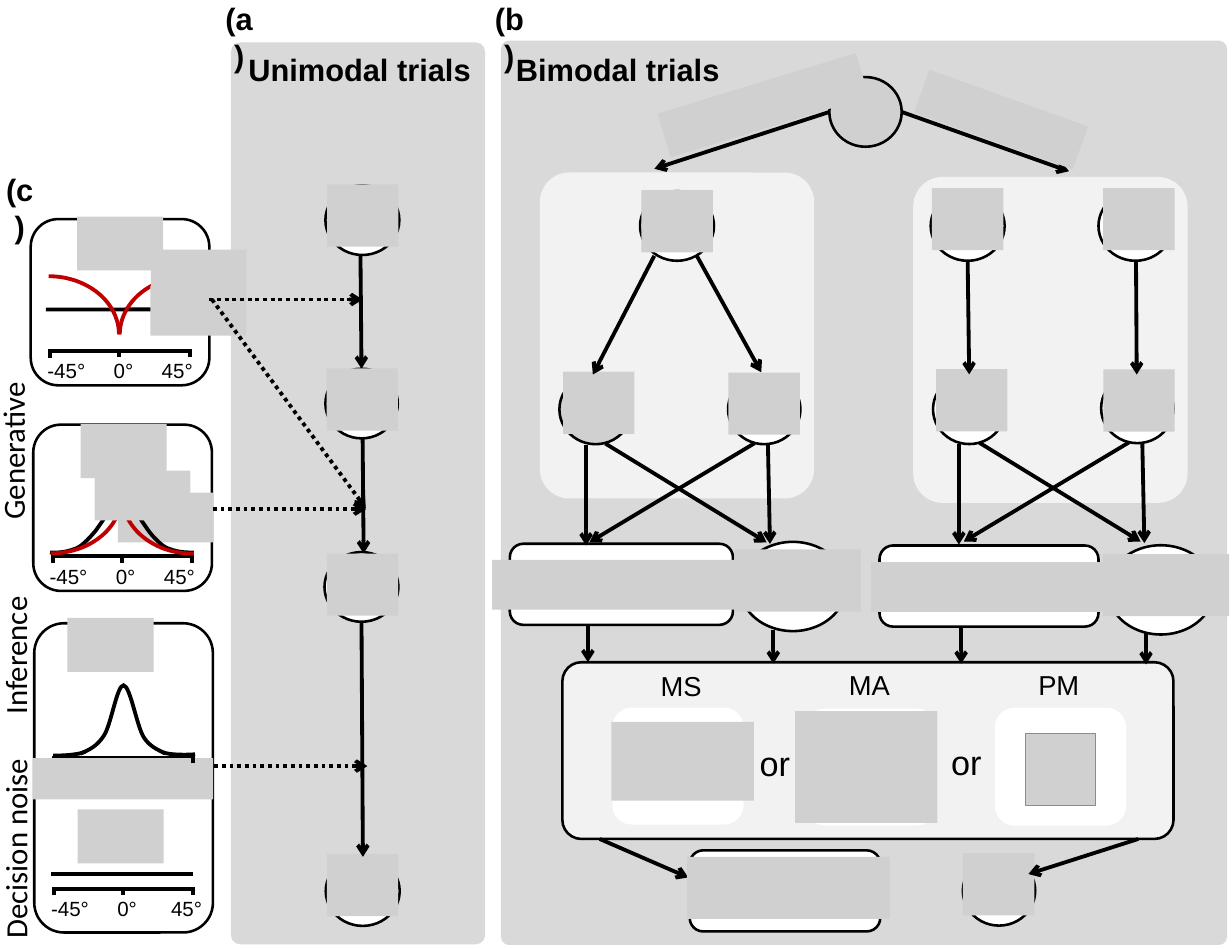
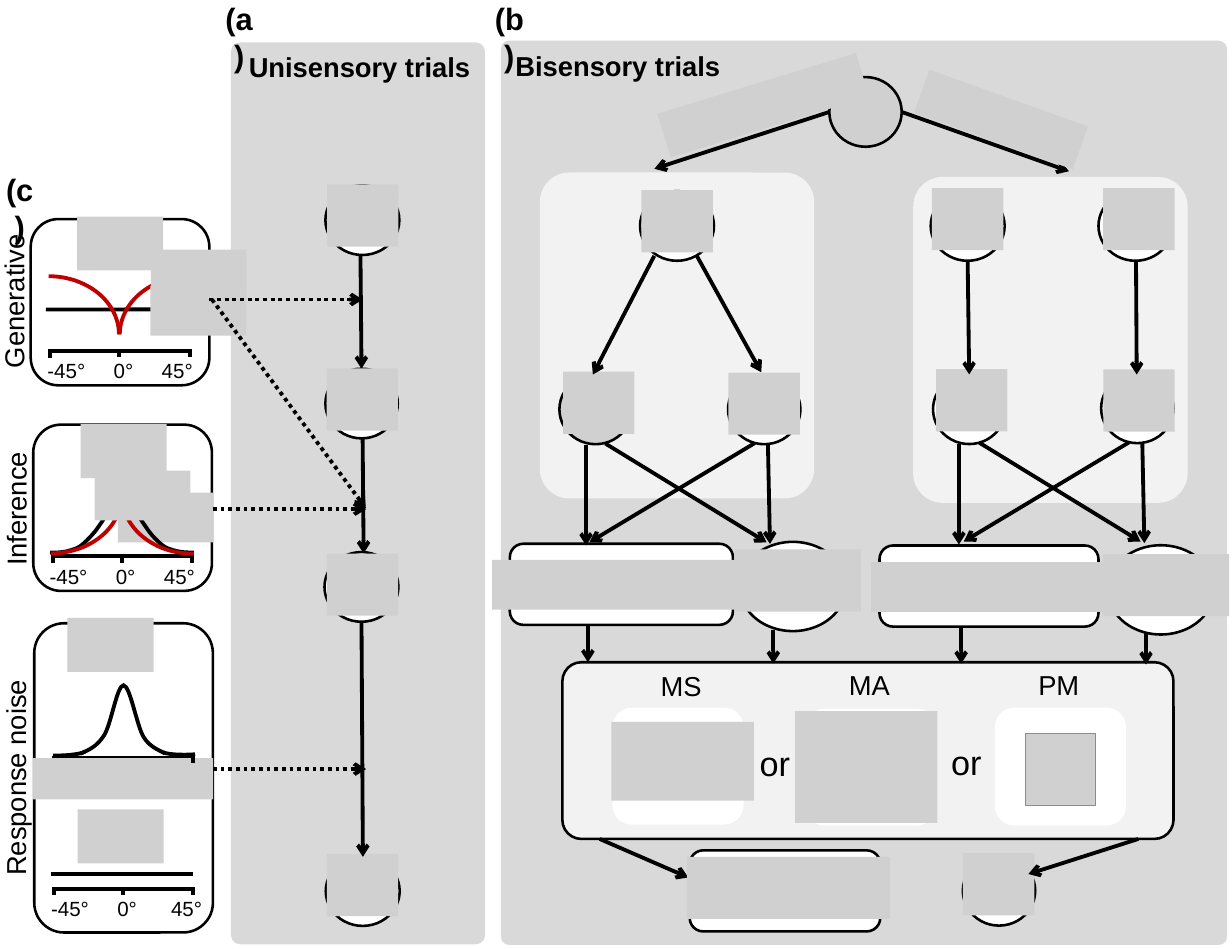
Before and after one commit to LSZ2001/Audiovisual-causal-inference, a slide deck: slide 1 of plots/ModelOverview.pptx. Drawn at 1232x949 pixels with LibreOffice and Linux fonts; fonts in the diff are those of the drawing; grey boxes stand for pictures. Boxes give left, top, right and bottom in pixels: in the first picture for what was removed or moved away, otherwise in the second. Text is boxed around its words. In the diff, an @@ line names an element or a change of style, - is before the commit and + after.

```diff
--- a/plots/ModelOverview.pptx
+++ b/plots/ModelOverview.pptx
@@ text at (249,57,470,83): text changed; size 18 to 16 pt @@
-Unimodal trials
+Unisensory trials
@@ text at (515,56,720,82): text changed; size 18 to 16 pt @@
-Bimodal trials
+Bisensory trials
@@ text "Generative" at (0,247,30,364): size 18 to 16 pt, font Calibri to Arial @@
@@ text "Generative": place and size @@
-text "Generative" at (0,395,34,515)
+text "Generative" at (0,247,30,364)
@@ text "Inference": place and size @@
-text "Inference" at (0,608,36,712)
+text "Inference" at (2,463,33,563)
@@ text "Inference" at (2,463,33,563): size 18 to 16 pt, font Calibri to Arial @@
@@ text at (1,686,32,872): text changed; size 18 to 16 pt; font Calibri to Arial @@
-Decision noise
+Response noise
```
Also in this commit, not shown: 2 other files.
